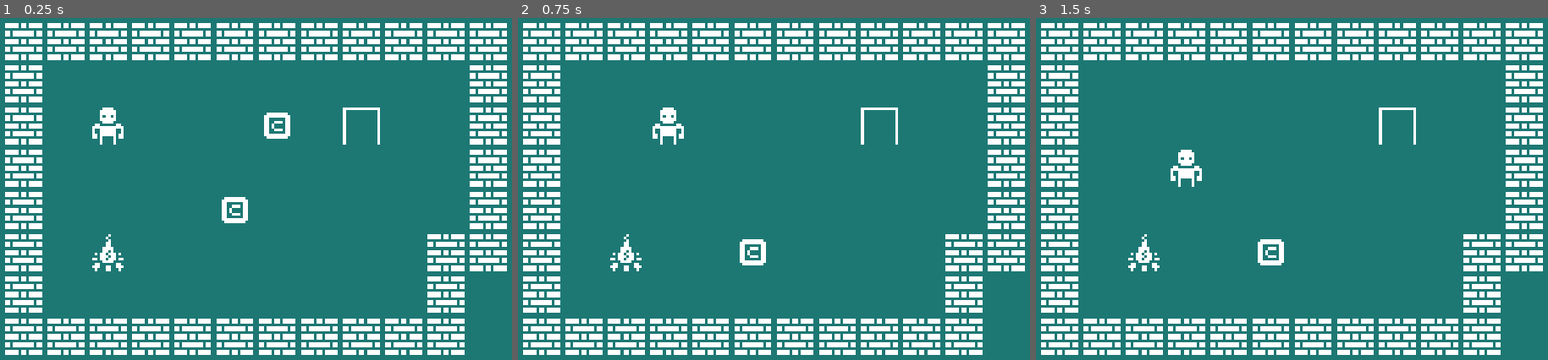
Above: before the commit, frames 1-3 (left to right).
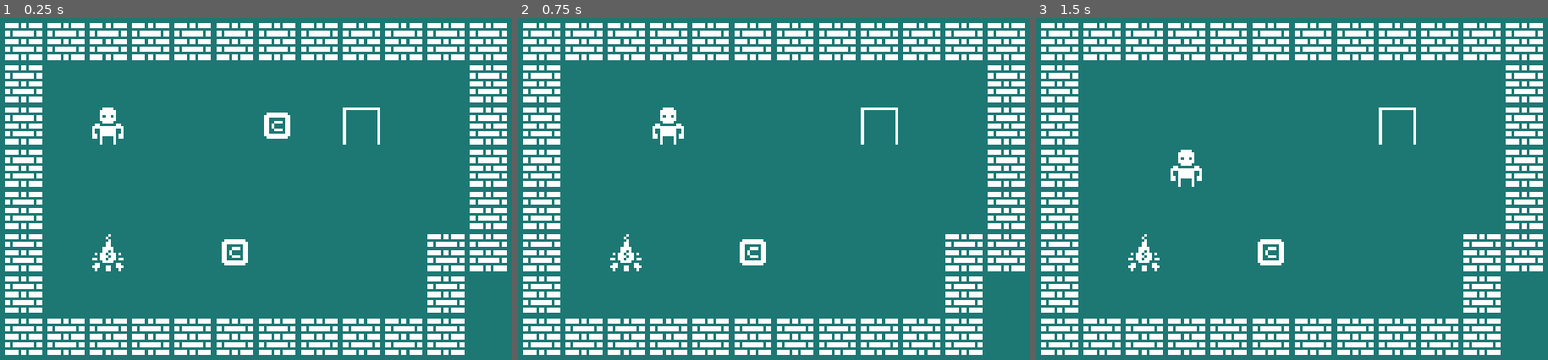
Above: after the commit, the same moments.

Repository: Turtwiggy/godot_sokoban
Game: Godot game, scene res://game.tscn
Two runs of this game, one before a commit and one after it. Both use one fixed random seed, a clock stepped at 60 frames per second and the inputs below.
Inputs:
- Up to frame 1 (0.25 s): no input
- Up to frame 2 (0.75 s): tap Enter at 0.5 s; hold Right (ui_right) from 0.53 s (still down); tap R at 0.6 s
- Up to frame 3 (1.5 s): tap Space at 1.25 s; release Right (ui_right) at 1.28 s; hold Down (ui_down) from 1.28 s (still down); tap R at 1.35 s

The runs differ from the first frame. In frame 1, 0.5% of the frame differs, in the area x 43-49%, y 52-73%; in frame 2, nothing differs; in frame 3, nothing differs.

Commit message:
- update

Diff:
--- a/game.tscn
+++ b/game.tscn
@@ -1,8 +1,8 @@
 [gd_scene load_steps=5 format=2]
 
 [ext_resource path="res://assets/1-bit-pack-kennynl/Tilesheet/monochrome_transparent_packed.png" type="Texture" id=1]
-[ext_resource path="res://player.gd" type="Script" id=2]
-[ext_resource path="res://Pushable_obj.gd" type="Script" id=3]
+[ext_resource path="res://player/player.gd" type="Script" id=2]
+[ext_resource path="res://pushable_object/pushable_obj.gd" type="Script" id=3]
 
 [sub_resource type="RectangleShape2D" id=1]
 extents = Vector2( 8, 8 )
@@ -68,7 +68,7 @@
 [node name="Pushable_obj2" type="KinematicBody2D" parent="." groups=[
 "box",
 ]]
-position = Vector2( 112, 96 )
+position = Vector2( 112, 112 )
 script = ExtResource( 3 )
 
 [node name="CollisionShape2D" type="CollisionShape2D" parent="Pushable_obj2"]
--- a/project.godot
+++ b/project.godot
@@ -17,7 +17,6 @@
 
 config/name="2d_game"
 run/main_scene="res://game.tscn"
-config/icon="res://icon.png"
 
 [display]
 
Binary file removed: icon.png
Not shown, removed: icon.png.import
Renamed: player.gd -> player/player.gd
Renamed: Pushable_obj.gd -> pushable_object/pushable_obj.gd
